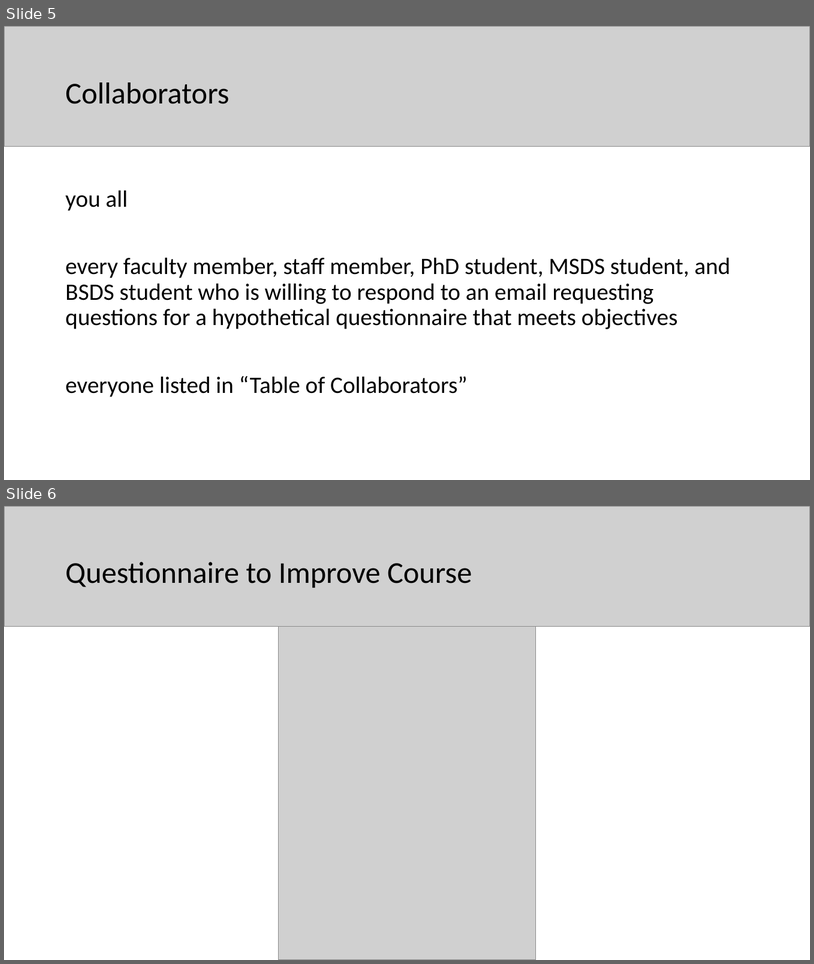
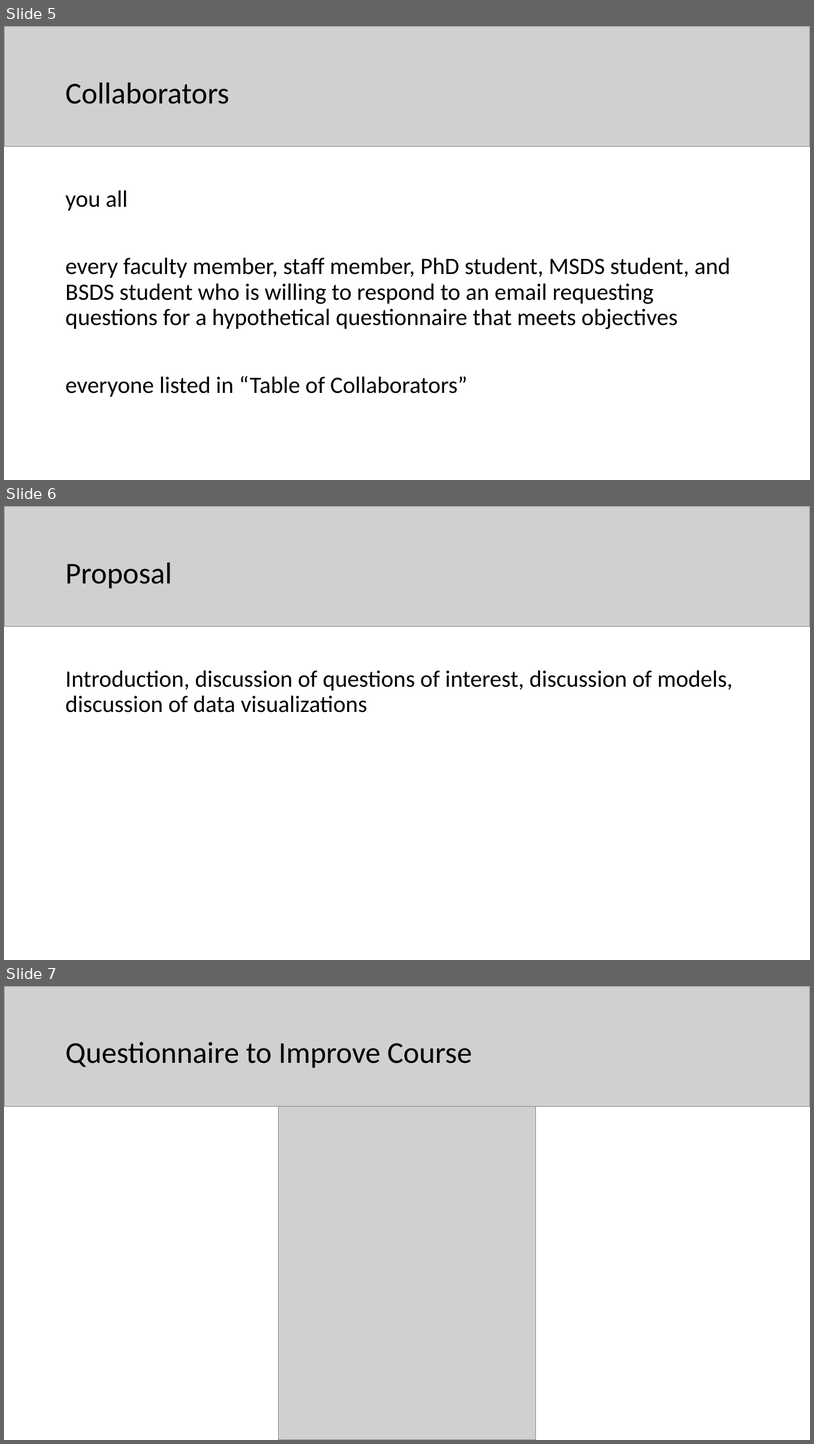
Before and after one commit to tslever/End_To_End_Survey_Of_BSDS_Students, a slide deck: Presentation_Of_End_To_End_Survey_Of_BSDS_Students.pptx. Shown one above the other, each under a label of ours: slides 5 and 6 before the commit, slides 5, 6 and 7 after it. The pictures are 814x964 and 814x1444 pixels, drawn with LibreOffice and Linux fonts; fonts in the diff are those of the drawing; grey boxes stand for pictures. Boxes give left, top, right and bottom in pixels: in the first picture for what was removed or moved away, otherwise in the second. Text is boxed around its words. In the diff, an @@ line names an element or a change of style, - is before the commit and + after.

```diff
--- a/Presentation_Of_End_To_End_Survey_Of_BSDS_Students.pptx
+++ b/Presentation_Of_End_To_End_Survey_Of_BSDS_Students.pptx
@@ slide 6 added at box(4, 506, 810, 960), background #FFFFFF @@
@@ picture added at box(4, 506, 810, 627) @@
@@ title added at box(65, 562, 172, 588), 36 pt, text #000000 @@
+Proposal
@@ text added at box(65, 670, 733, 712), 28 pt, text #000000 @@
+Introduction, discussion of questions of interest, discussion of models, discussion of data visualizations
@@ what was slide 6 is now slide 7 @@
```
Also in this commit, not shown: 7 other slides added, 1 other file.
